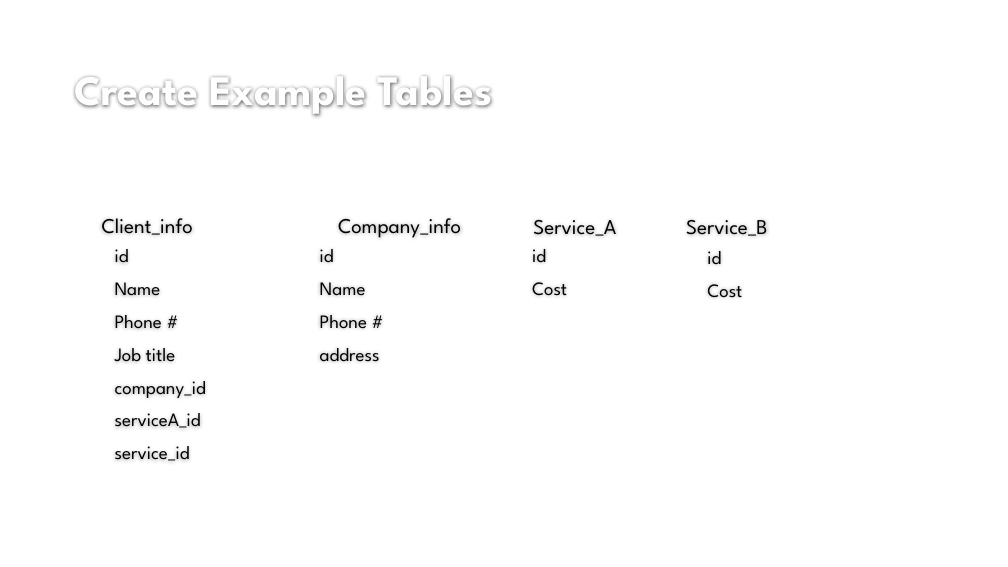
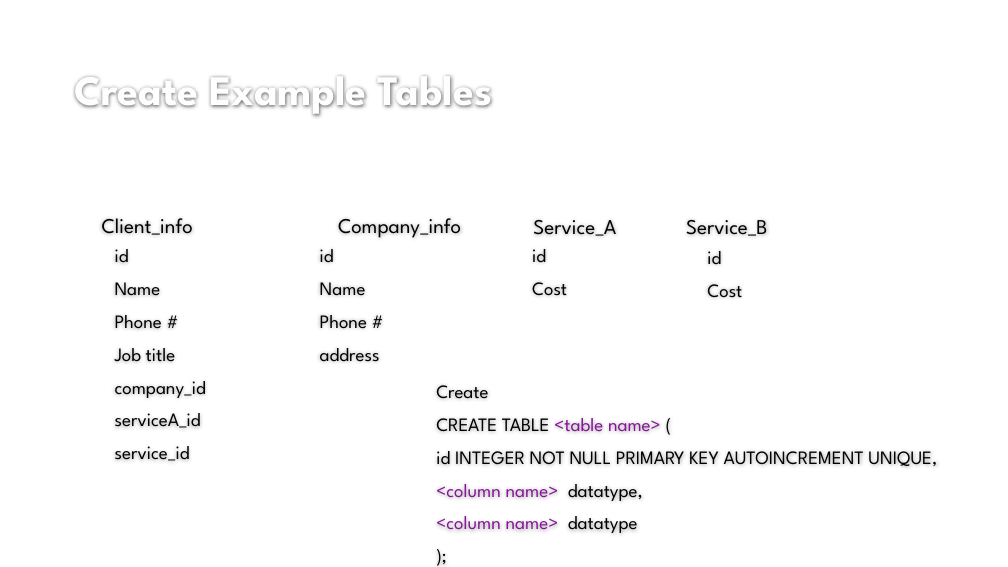
Before and after one commit to mtchem/GDI_Beginning_SQL, a slide deck: slide 30 of Beginning_SQL_pres.pptx (slide 24 before the commit). Drawn at 1008x567 pixels with LibreOffice and Linux fonts; fonts in the diff are those of the drawing; background and template pictures are left out. Boxes give left, top, right and bottom in pixels: in the first picture for what was removed or moved away, otherwise in the second. Text is boxed around its words. In the diff, an @@ line names an element or a change of style, - is before the commit and + after.

```diff
--- a/Beginning_SQL_pres.pptx
+++ b/Beginning_SQL_pres.pptx
@@ text added at box(436, 385, 937, 533), 18 pt, text #000000 @@
+Create
+CREATE TABLE <table name> (
+id INTEGER NOT NULL PRIMARY KEY AUTOINCREMENT UNIQUE,
+<column name> datatype,
+<column name> datatype
+);
```
Also in this commit, not shown: 9 other slides changed, 14 slides added, 7 slides removed, 7 other files.
